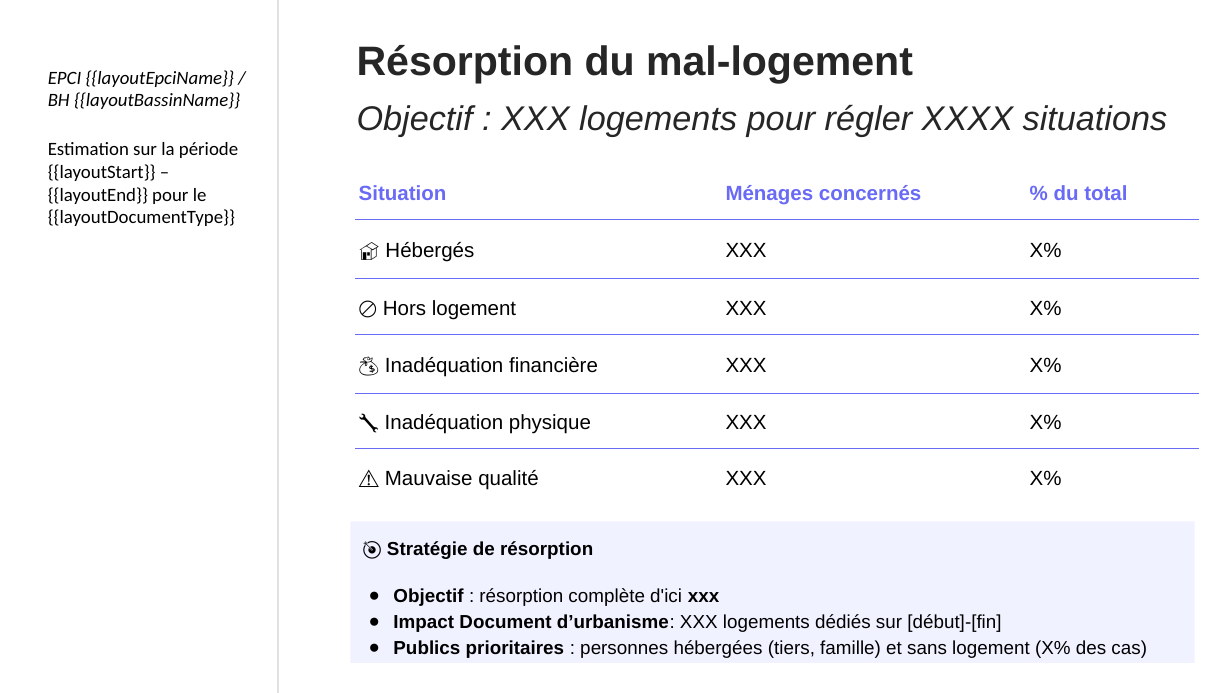
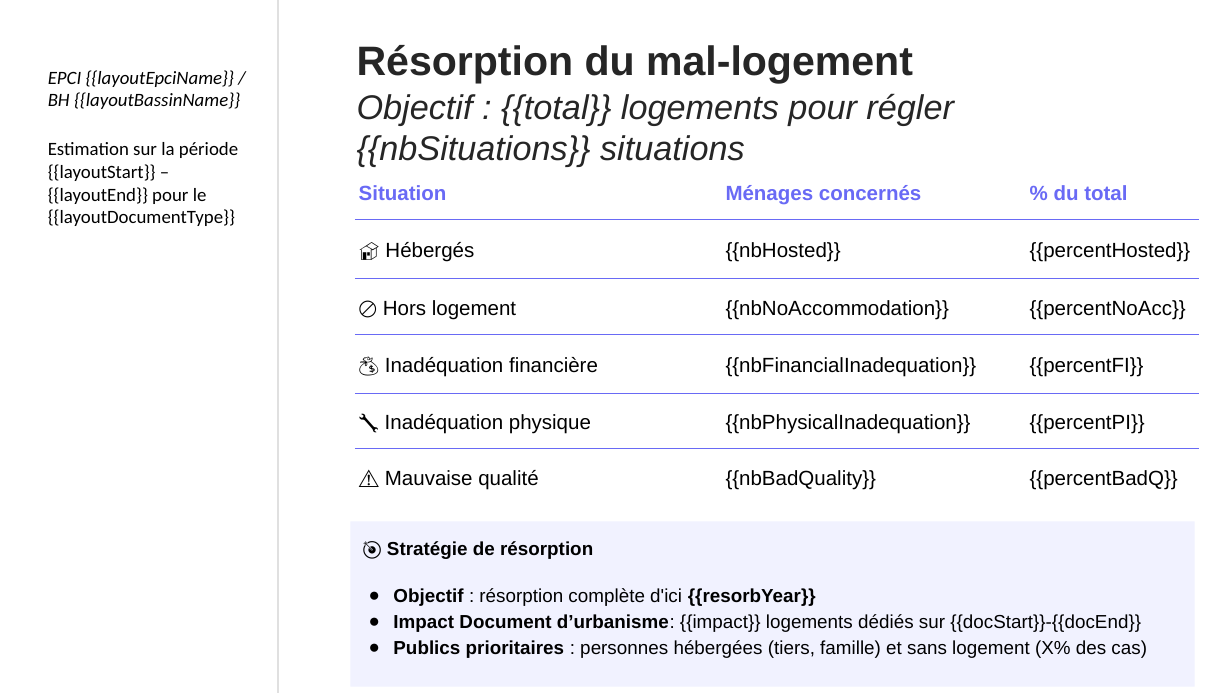
Before and after one commit to MTES-MCT/otelo-back, a slide deck: slide 22 of public/ppt/template.pptx. Drawn at 1232x693 pixels with LibreOffice and Linux fonts; fonts in the diff are those of the drawing; background and template pictures are left out. Boxes give left, top, right and bottom in pixels: in the first picture for what was removed or moved away, otherwise in the second. Text is boxed around its words. In the diff, an @@ line names an element or a change of style, - is before the commit and + after.

```diff
--- a/public/ppt/template.pptx
+++ b/public/ppt/template.pptx
@@ text at <box>357,93,954,167</box>: text changed @@
-Objectif : XXX logements pour régler XXXX situations
+Objectif : {{total}} logements pour régler {{nbSituations}} situations
@@ table at <box>355,164,1200,505</box> @@
-row 2, column 2: XXX
+row 2, column 2: {{nbHosted}}
-row 2, column 3: X%
+row 2, column 3: {{percentHosted}}
-row 3, column 2: XXX
+row 3, column 2: {{nbNoAccommodation}}
-row 3, column 3: X%
+row 3, column 3: {{percentNoAcc}}
-row 4, column 2: XXX
+row 4, column 2: {{nbFinancialInadequation}}
-row 4, column 3: X%
+row 4, column 3: {{percentFI}}
-row 5, column 2: XXX
+row 5, column 2: {{nbPhysicalInadequation}}
-row 5, column 3: X%
+row 5, column 3: {{percentPI}}
-row 6, column 2: XXX
+row 6, column 2: {{nbBadQuality}}
-row 6, column 3: X%
+row 6, column 3: {{percentBadQ}}
@@ rectangle "🎯 Stratégie de résorption": place and size @@
-rectangle "🎯 Stratégie de résorption" at <box>350,521,1194,663</box>
+rectangle "🎯 Stratégie de résorption" at <box>350,521,1194,686</box>
@@ text in rectangle at <box>393,588,1141,632</box>: text changed @@
-● Objectif : résorption complète d'ici xxx
-● Impact Document d’urbanisme: XXX logements dédiés sur [début]-[fin]
+● Objectif : résorption complète d'ici {{resorbYear}}
+● Impact Document d’urbanisme: {{impact}} logements dédiés sur {{docStart}}-{{docEnd}}
```
Also in this commit, not shown: 14 other slides changed, 15 other files.
